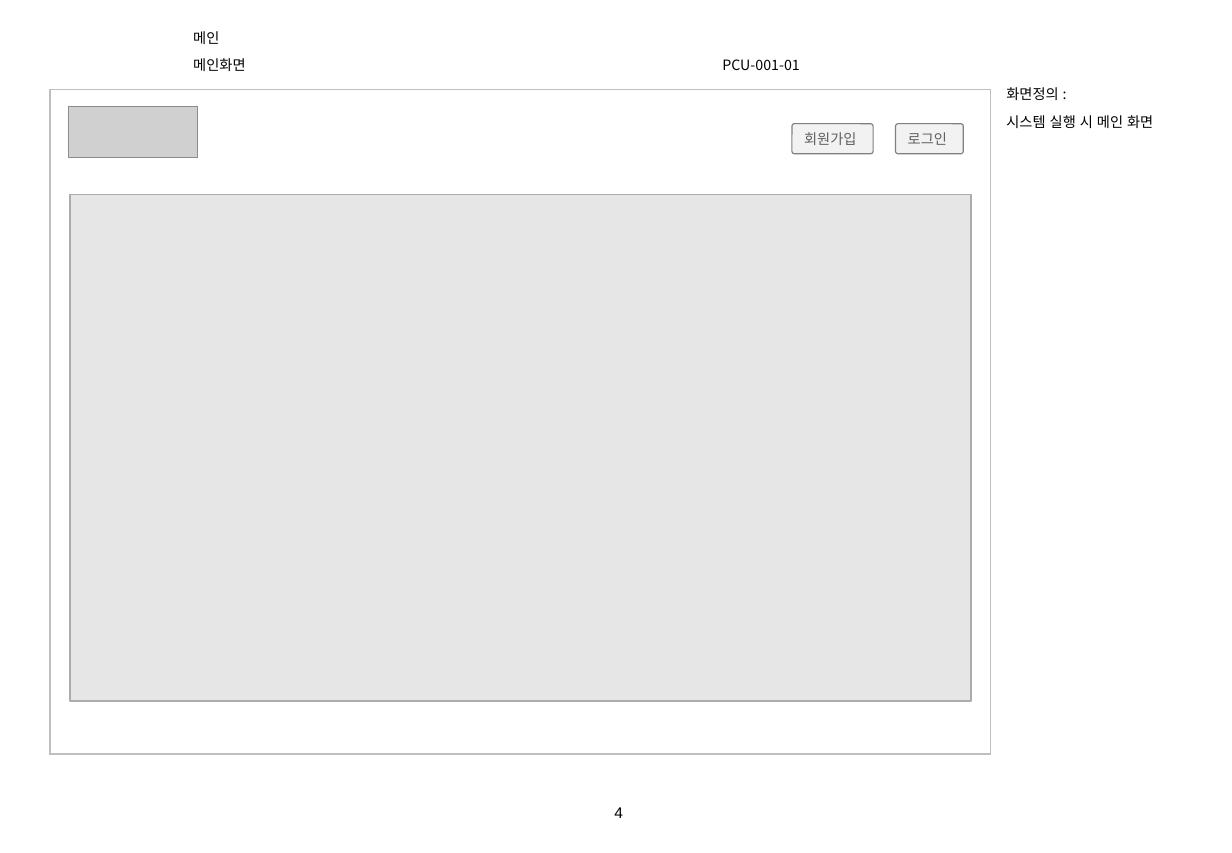
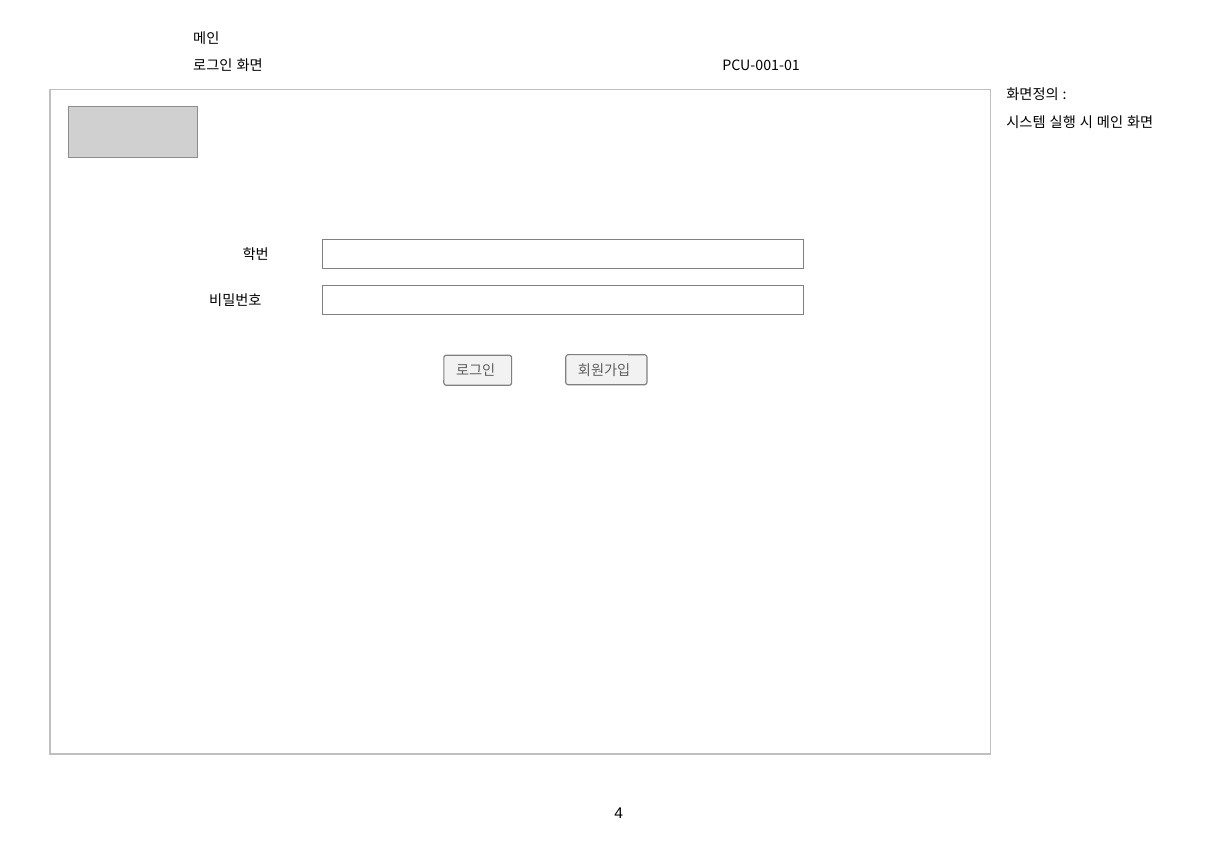
Before and after one commit to lgt9875/Idino-Project, a slide deck: slide 4 of DS02_화면설계서_v1.0.pptx. Drawn at 1232x853 pixels with LibreOffice and Linux fonts; fonts in the diff are those of the drawing; grey boxes stand for pictures; background and template pictures are left out. Boxes give left, top, right and bottom in pixels: in the first picture for what was removed or moved away, otherwise in the second. Text is boxed around its words. In the diff, an @@ line names an element or a change of style, - is before the commit and + after.

```diff
--- a/DS02_화면설계서_v1.0.pptx
+++ b/DS02_화면설계서_v1.0.pptx
@@ text at <box>193,58,263,71</box>: text changed @@
-메인화면
+로그인 화면
@@ rectangle removed at <box>69,195,970,702</box> @@
@@ text added at <box>243,247,269,260</box>, 9 pt, text #000000 @@
+학번
@@ rectangle added at <box>323,240,803,268</box>, fill #FFFFFF, outline #808080 0.75 pt @@
@@ text added at <box>209,293,261,306</box>, 9 pt, text #000000 @@
+비밀번호
@@ rectangle added at <box>323,286,803,314</box>, fill #FFFFFF, outline #808080 0.75 pt @@
@@ rounded rectangle "로그인": place and size @@
-rounded rectangle "로그인" at <box>896,124,965,154</box>
+rounded rectangle "로그인" at <box>444,355,512,385</box>
@@ rounded rectangle "회원가입": place and size @@
-rounded rectangle "회원가입" at <box>792,124,873,154</box>
+rounded rectangle "회원가입" at <box>567,355,647,385</box>
```
Also in this commit, not shown: 1 other slide changed, 2 slides added, 1 slide removed, 26 other files.
